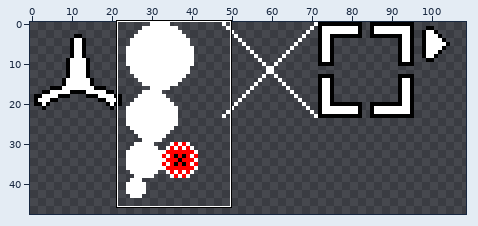
File history of a sprite sheet, assets/Sprites.png. Above: a wide view before the commit, with the close-up outlined.
Close-up. First the earlier version:
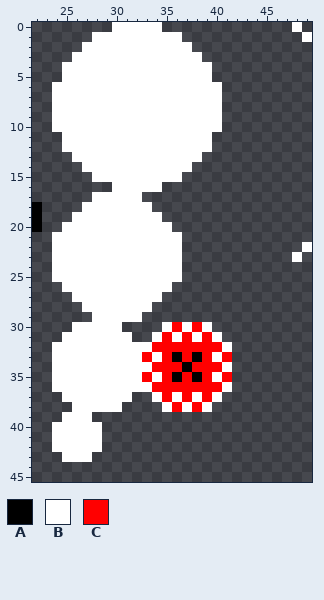
The file is 512x512 pixels. Shown: x 22..49, y 0..45. The wide view leaves out empty margins.
Palette (. is transparent): A #000000  B #ffffff  C #ff0000
Pixels before, first column x 22:
 0 ........BBBBB.............B.
 1 ......BBBBBBBBB............B
 2 .....BBBBBBBBBBB............
 3 ....BBBBBBBBBBBBB...........
 4 ...BBBBBBBBBBBBBBB..........
 5 ...BBBBBBBBBBBBBBB..........
 6 ..BBBBBBBBBBBBBBBBB.........
 7 ..BBBBBBBBBBBBBBBBB.........
 8 ..BBBBBBBBBBBBBBBBB.........
 9 ..BBBBBBBBBBBBBBBBB.........
10 ..BBBBBBBBBBBBBBBBB.........
11 ...BBBBBBBBBBBBBBB..........
12 ...BBBBBBBBBBBBBBB..........
13 ....BBBBBBBBBBBBB...........
14 .....BBBBBBBBBBB............
15 ......BBBBBBBBB.............
16 ........BBBBB...............
17 ......BBBBB.................
18 A....BBBBBBB................
19 A...BBBBBBBBB...............
20 A..BBBBBBBBBBB..............
21 ..BBBBBBBBBBBBB.............
22 ..BBBBBBBBBBBBB............B
23 ..BBBBBBBBBBBBB...........B.
24 ..BBBBBBBBBBBBB.............
25 ..BBBBBBBBBBBBB.............
26 ...BBBBBBBBBBB..............
27 ....BBBBBBBBB...............
28 .....BBBBBBB................
29 ......BBBBB.................
30 ....BBBBB....BCBCB..........
31 ...BBBBBBB..BCBCBCB.........
32 ..BBBBBBBBBBCCCCCCCB........
33 ..BBBBBBBBBCBCACACBC........
34 ..BBBBBBBBBBCCCACCCB........
35 ..BBBBBBBBBCBCACACBC........
36 ..BBBBBBBBBBCCCCCCCB........
37 ...BBBBBBB..BCBCBCB.........
38 ....BBBBB....BCBCB..........
39 ...BBB......................
40 ..BBBBB.....................
41 ..BBBBB.....................
42 ..BBBBB.....................
43 ...BBB......................
New version:
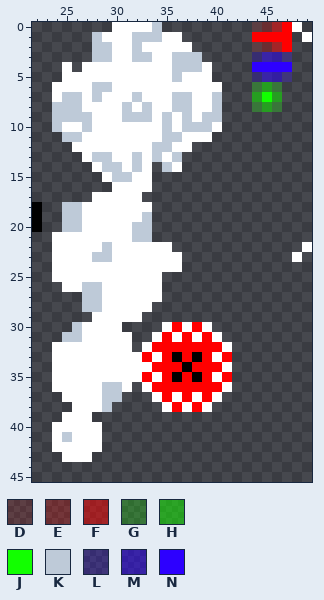
Colours new in this view: D #ff000020  E #ff000040  F #ff000080  G #12ff0040  H #12ff0080  J #12ff00  K #becad8  L #2d00ff40  M #2d00ff80  N #2d00ff
Diff:
Changed rows in their new state; - is an unchanged pixel.
first column x 24:
 0 ----------K---------DEFC
 1 ----K---KKK---------CCCC
 2 ---.KK--K-----------DEFC
 3 --..KK--KK--KKK-----LMML
 4 --.---------KKK-----NNNN
 5 ------------K-------LMML
 6 ----KK--------------GHG-
 7 -KK-K---K---KK--K---HJH-
 8 KKK----K-K--KK--K---GHG-
 9 KKKK---KKK-K-K-KK-------
10 K--K-------K-KKK--------
11 -KK--------KK-----------
12 -.--------KK--..--------
13 --.-KK--K-K-K..---------
14 ---.-KK-K-.K-.----------
15 ----.-KK--...-----------
16 ----------.-------------
18 -KK---------------------
19 -KK------K.-------------
20 -KK-----KK..------------
21 --------KK...-----------
22 -----K------.-----------
23 ----KK------------------
25 -----------..-----------
26 ---KK------.------------
27 --.KK-------------------
28 ---KK-------------------
30 --K---------------------
31 -KK---------------------
32 --------.---------------
first column x 25:
36 ----KK-.
37 ----KK.-
38 ----K.--
41 K-------
